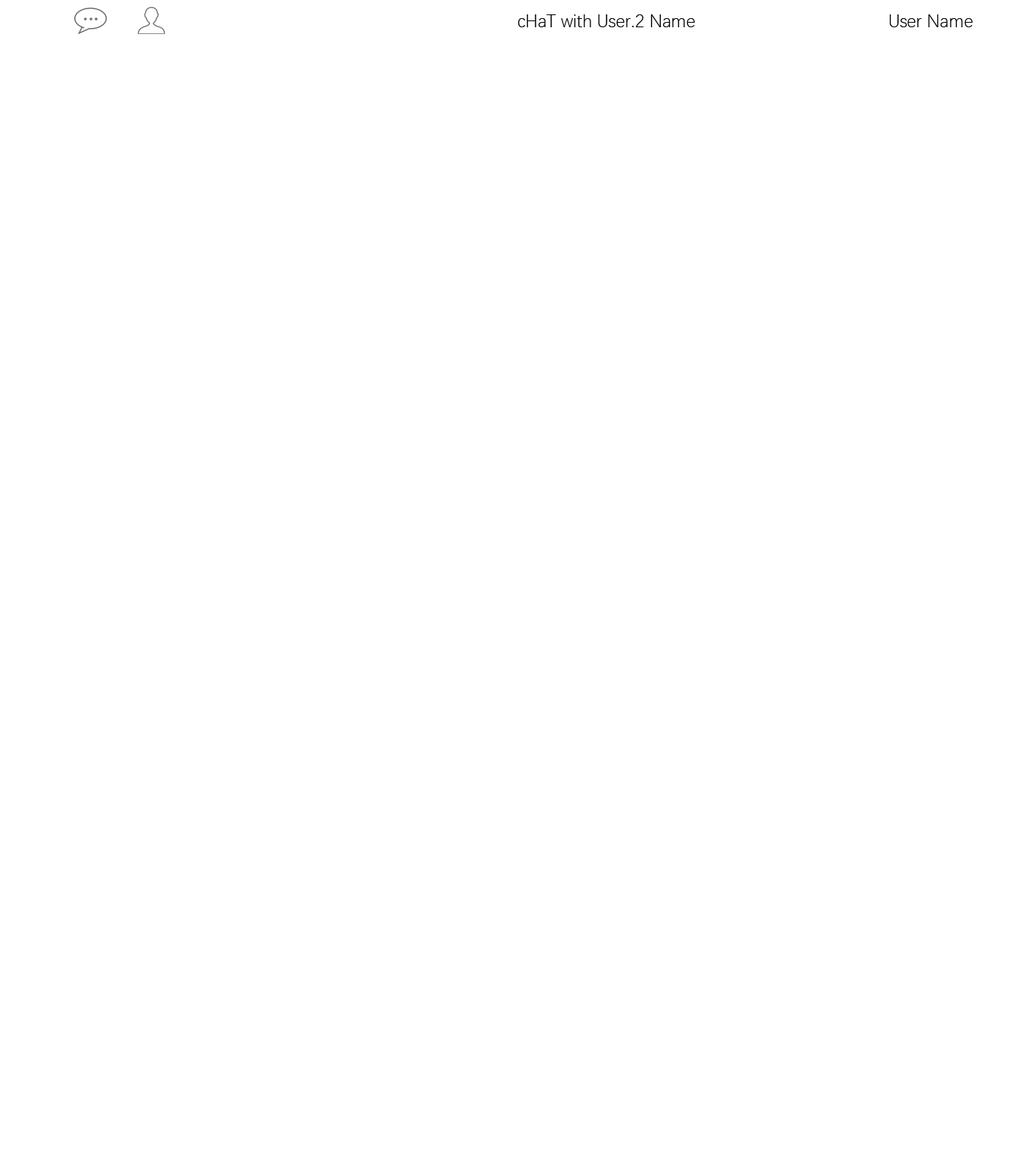
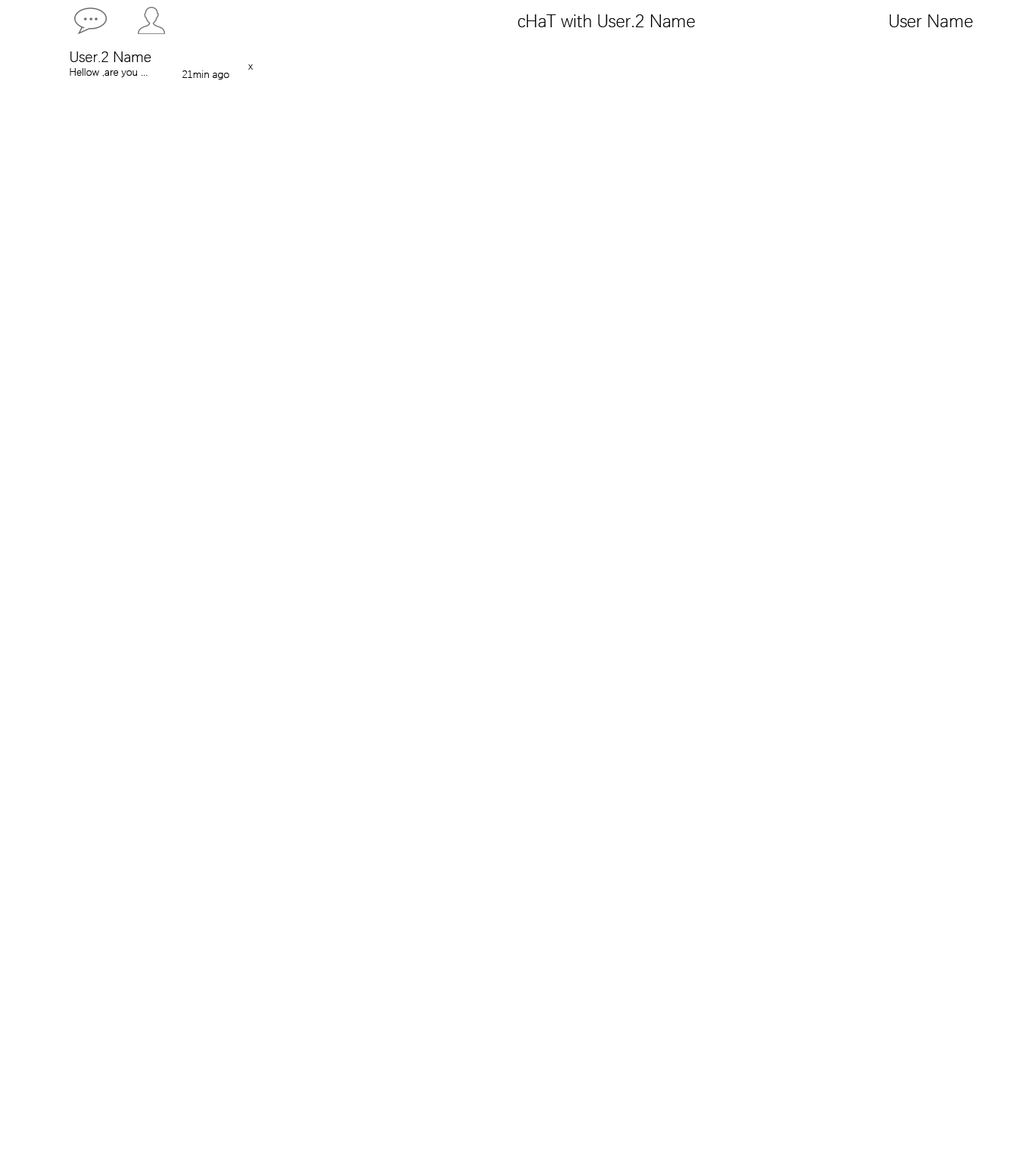
Comparing the layer stacks of the two w=1034, h=1163 images. Changes:
added layer "x" in group "cHaT" over [248, 64, 253, 70]
added layer "21min ago" in group "cHaT" over [182, 70, 230, 80]
added layer "Hellow ,are you ..." in group "cHaT" over [69, 68, 148, 78]
added layer "User.2 Name" in group "cHaT" over [70, 51, 152, 63]
